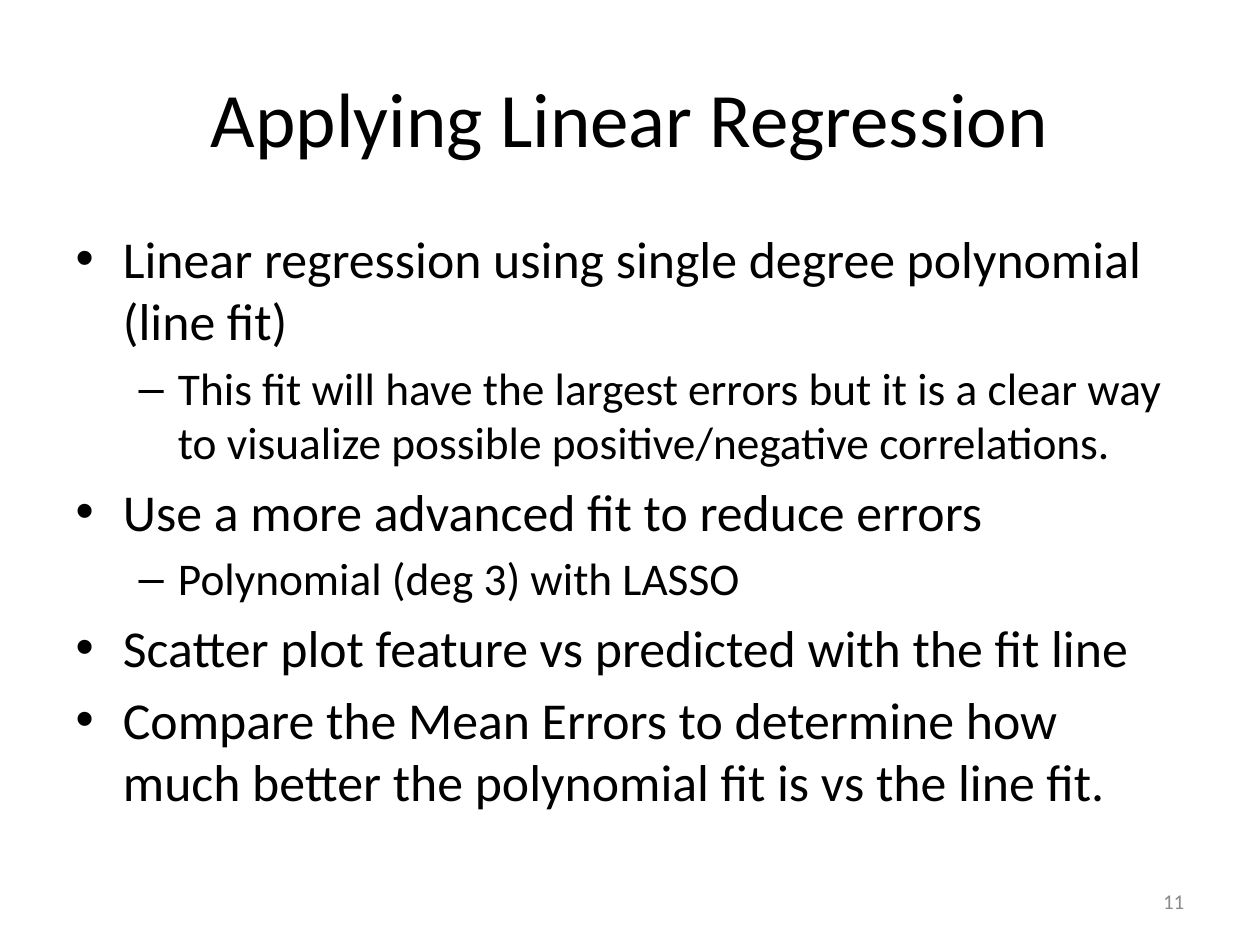
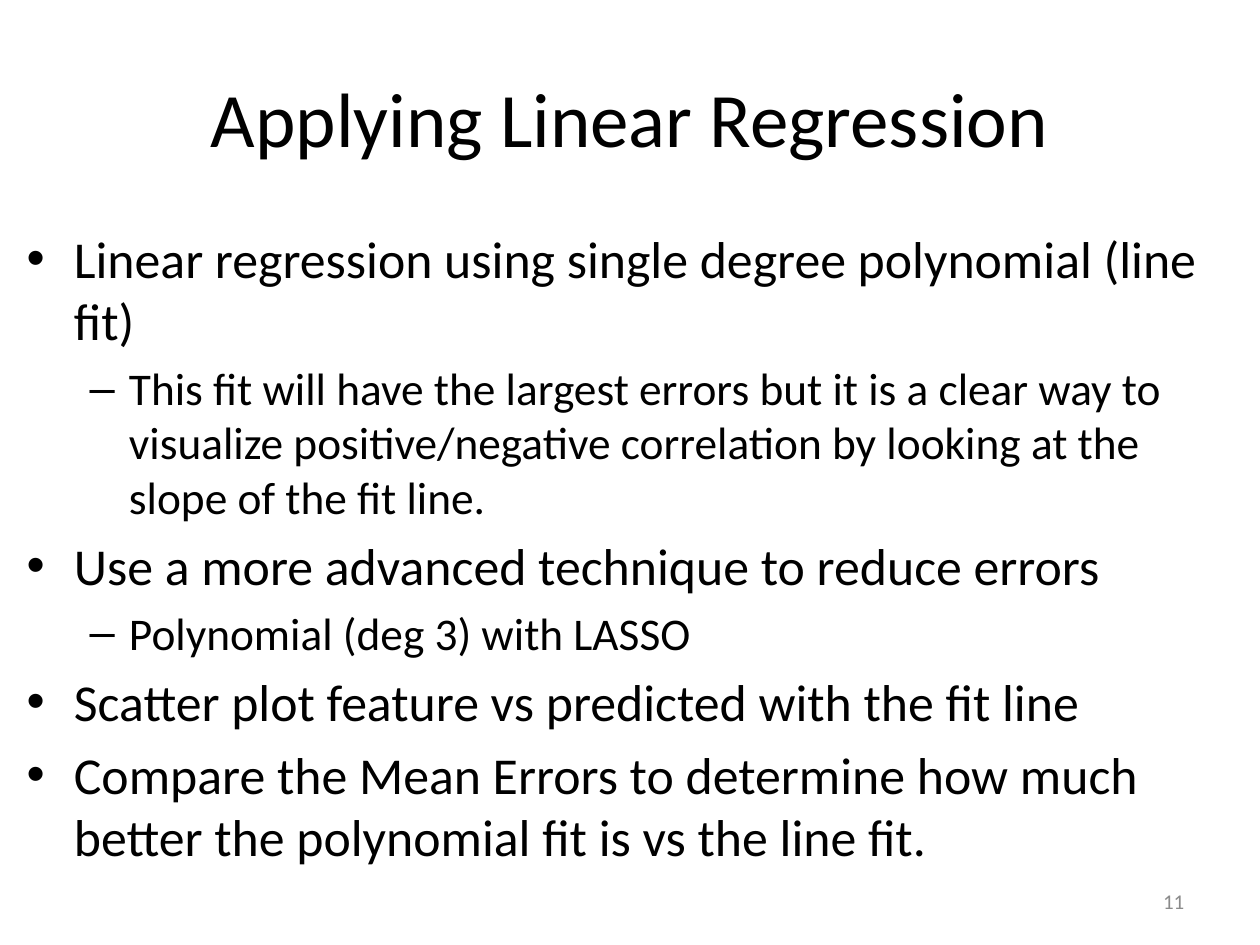
Before and after one commit to JeremyMcCormick/DAT_SF_14, a slide deck: slide 11 of myproject/Murder.pptx. Drawn at 1260x945 pixels with LibreOffice and Linux fonts; fonts in the diff are those of the drawing. Boxes give left, top, right and bottom in pixels: in the first picture for what was removed or moved away, otherwise in the second. Text is boxed around its words. In the diff, an @@ line names an element or a change of style, - is before the commit and + after.

```diff
--- a/myproject/Murder.pptx
+++ b/myproject/Murder.pptx
@@ text "Linear regression using single degree ...": place and size @@
-text "Linear regression using single degree ..." at (123, 242, 1160, 810)
+text "Linear regression using single degree ..." at (74, 240, 1196, 865)
@@ text at (74, 373, 1161, 594): text changed @@
-  – This fit will have the largest errors but it is a clear way to visualize possible positive/negative correlations.
-• Use a more advanced fit to reduce errors
+  – This fit will have the largest errors but it is a clear way to visualize positive/negative correlation by looking at the slope of the fit line.
+• Use a more advanced technique to reduce errors
```
Also in this commit, not shown: 15 other slides changed, 1 other file.
